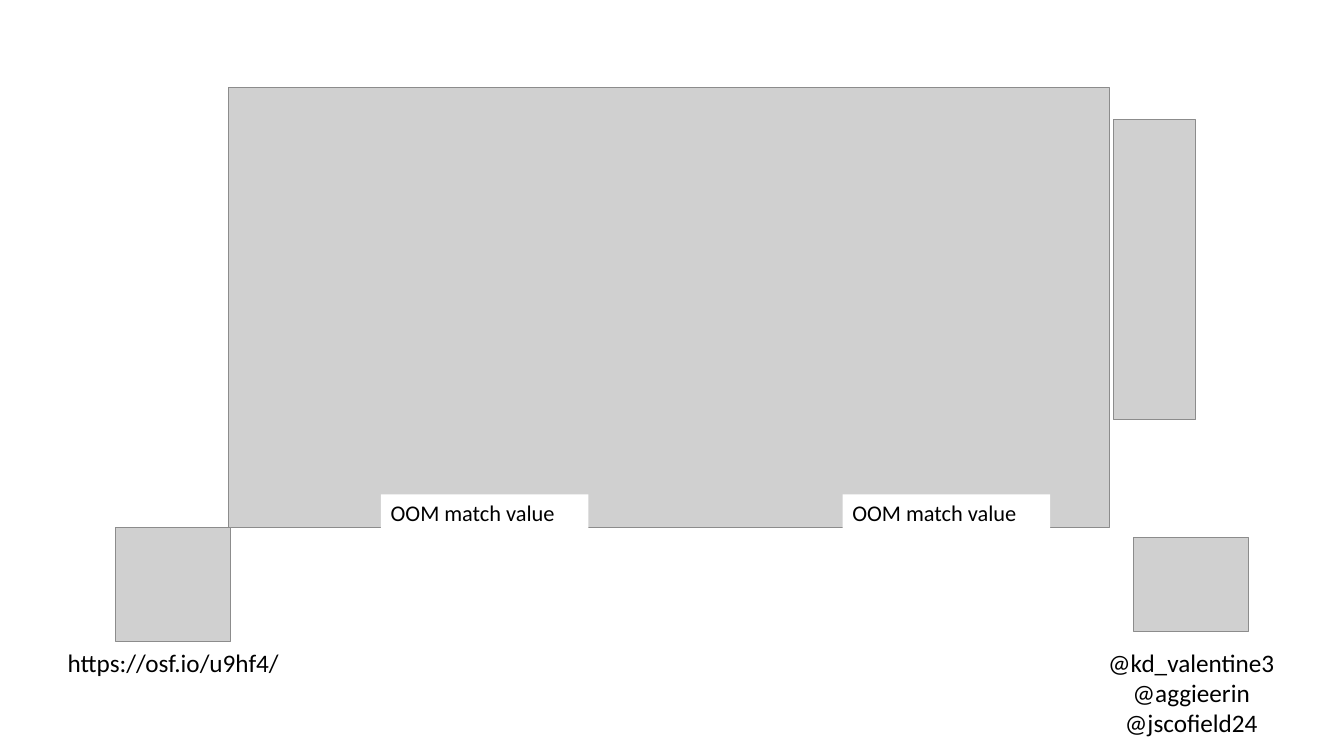
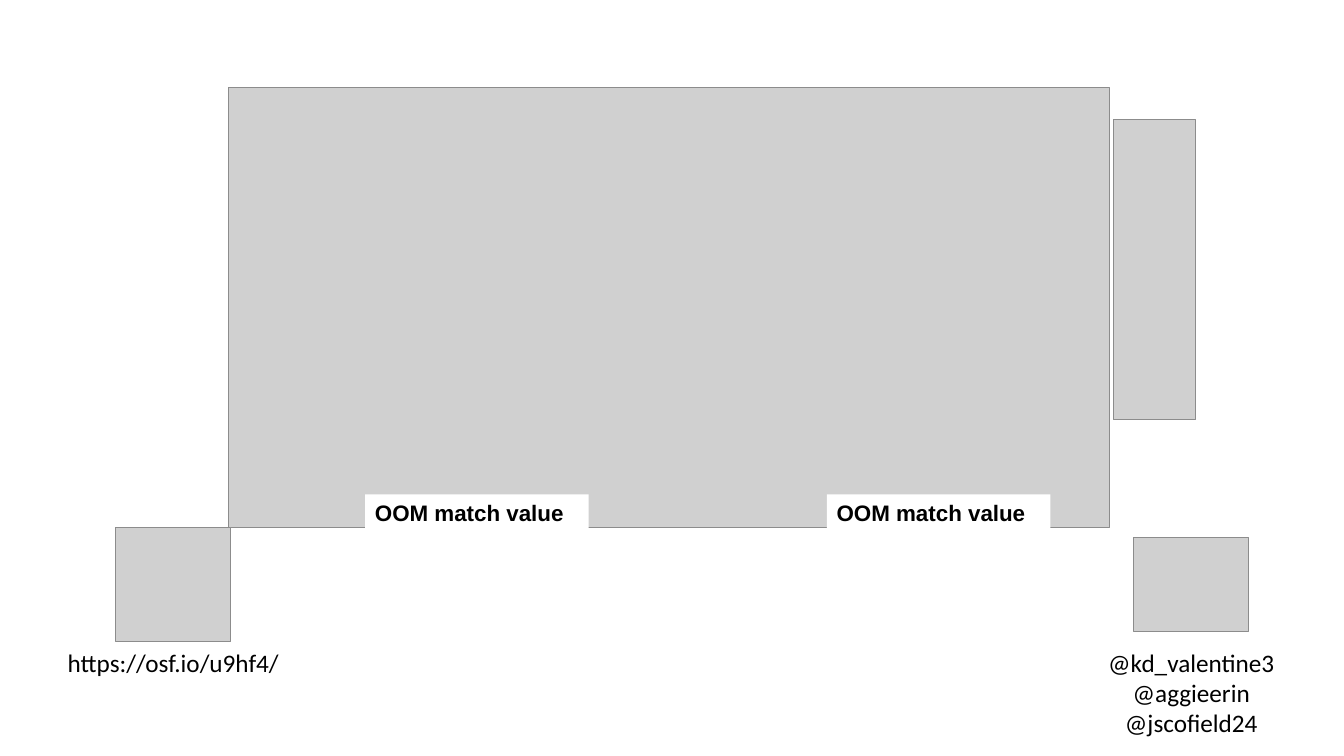
Before and after one commit to doomlab/Alt-NHST, a slide deck: slide 2 of SIPS.2018.LT.pptx. Drawn at 1344x756 pixels with LibreOffice and Linux fonts; fonts in the diff are those of the drawing; grey boxes stand for pictures. Boxes give left, top, right and bottom in pixels: in the first picture for what was removed or moved away, otherwise in the second. Text is boxed around its words. In the diff, an @@ line names an element or a change of style, - is before the commit and + after.

Commit message:
sips

```diff
--- a/SIPS.2018.LT.pptx
+++ b/SIPS.2018.LT.pptx
@@ rectangle "OOM match value": place and size @@
-rectangle "OOM match value" at (381,495,589,532)
+rectangle "OOM match value" at (365,495,589,532)
@@ rectangle "OOM match value" at (365,495,589,532): font Calibri to Arial, bold on @@
@@ rectangle "OOM match value" at (827,495,1051,532): font Calibri to Arial, bold on @@
@@ rectangle "OOM match value": place and size @@
-rectangle "OOM match value" at (843,495,1051,532)
+rectangle "OOM match value" at (827,495,1051,532)
```
